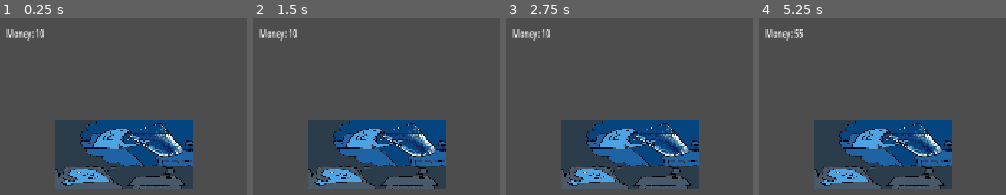
Above: before the commit, frames 1-4 (left to right).
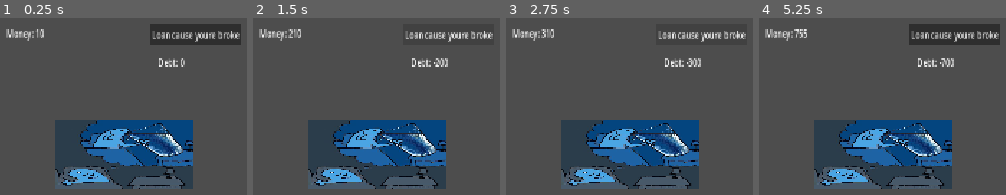
Above: after the commit, the same moments.

Repository: dany0325/gamblecore-online
Game: Godot game, scene res://Scenes/game.tscn
The game is run twice, just before and just after one commit, with the same random seed, the same clock (stepped at 60 frames per second) and the same inputs.
Inputs (mouse positions are in pixels of both pictures, inside the frame that each line leads up to):
- Up to frame 1 (0.25 s): no input
- Up to frame 2 (1.5 s): click (448, 33) at 0.5 s, where only the run after the commit has a clickable "Loan cause youre broke"; click (448, 33) at 1.25 s, where only the run after the commit has a clickable "Loan cause youre broke"
- Up to frame 3 (2.75 s): click (701, 33) at 2 s, where only the run after the commit has a clickable "Loan cause youre broke"
- Up to frame 4 (5.25 s): tap Enter at 2.75, 4.25 s; move the mouse to (882, 154) at 2.77 s; tap Space at 3.5, 5 s; move the mouse to (768, 147) at 3.52 s; move the mouse to (outside the picture) at 4.27 s; move the mouse to (outside the picture) at 5.02 s

The runs differ from the first frame. In frame 1, 4.2% of the frame differs, in the area x 60-98%, y 3-28%; in frame 2, 1.5%; in frame 3, 1.5%; in frame 4, 4.5%, in the area x 14-98%, y 3-28%.

Commit message:
Basic loan thing

Diff:
--- a/Scenes/game.tscn
+++ b/Scenes/game.tscn
@@ -17,5 +17,19 @@
 text = "Money: 10"
 metadata/_edit_use_anchors_ = true
 
+[node name="loan_gib" type="Button" parent="." unique_id=599783839]
+offset_left = 304.41312
+offset_top = -2.0
+offset_right = 497.41312
+offset_bottom = 29.0
+text = "Loan cause youre broke"
+
+[node name="debt_kabel" type="Label" parent="." unique_id=1070934247]
+offset_left = 320.5897
+offset_top = 42.0
+offset_right = 458.5897
+offset_bottom = 65.0
+text = "Debt: -10 gazillion"
+
 [node name="slotmachine" parent="." unique_id=1201141508 instance=ExtResource("1_ebmjs")]
 position = Vector2(250.00113, 187)
--- a/Scripts/player.gd
+++ b/Scripts/player.gd
@@ -1,8 +1,21 @@
 extends Node
 
 var money = 10;
+var debt = 0
 @onready var money_label: Label = $"../money_label"
+@onready var debt_kabel: Label = $"../debt_kabel"
+@onready var loan_gib: Button = $"../loan_gib"
+
+func _ready() -> void:
+	loan_gib.pressed.connect(_loan_gib)
+
+func _process(delta: float) -> void:
+	money_label.text = "Money: " + str(money)
+	debt_kabel.text = "Debt: " + str(debt)
 
 func add_money(money_gained):
 	money += money_gained
-	money_label.text = "Money: " + str(money)
+
+func _loan_gib():
+	money += 100
+	debt -= 100
